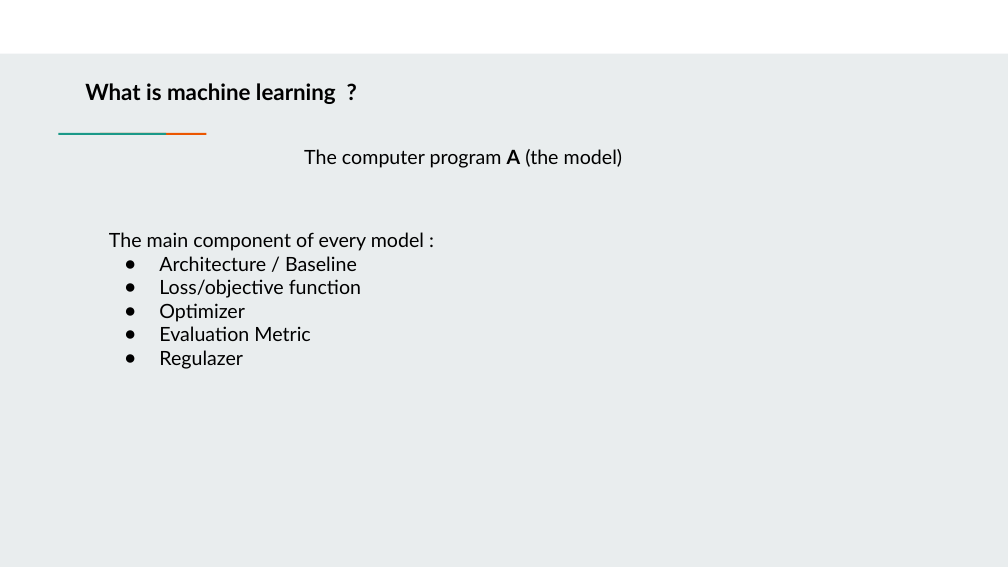
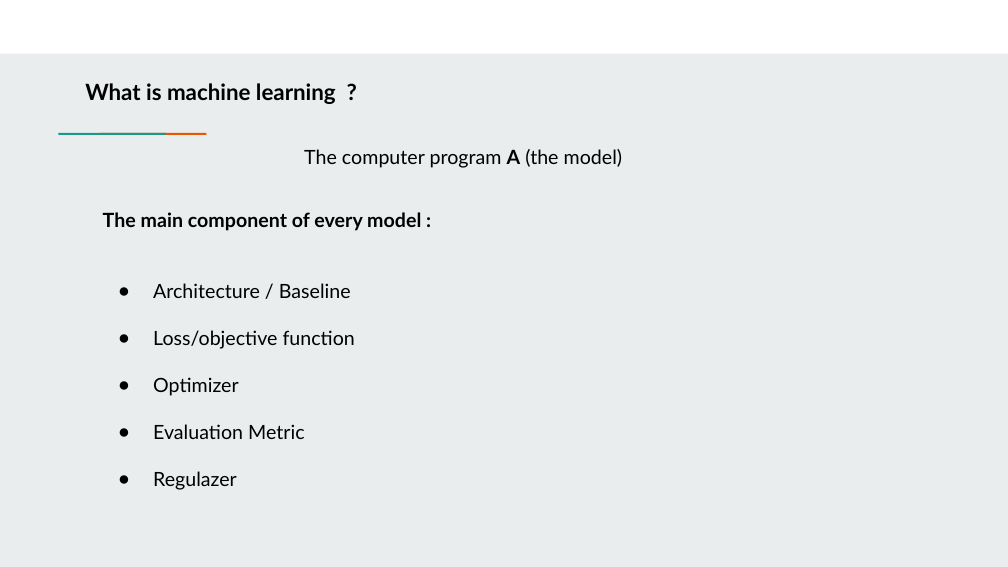
Before and after one commit to farouqBenarous/Machine_Learning_101_Workshop, a slide deck: slide 8 of 20-03-2021/Presentation/Machine learning 101.pptx (slide 7 before the commit). Drawn at 1008x567 pixels with LibreOffice and Linux fonts; fonts in the diff are those of the drawing. Boxes give left, top, right and bottom in pixels: in the first picture for what was removed or moved away, otherwise in the second. Text is boxed around its words. In the diff, an @@ line names an element or a change of style, - is before the commit and + after.

```diff
--- a/20-03-2021/Presentation/Machine learning 101.pptx
+++ b/20-03-2021/Presentation/Machine learning 101.pptx
@@ text "The main component of every ...": place and size @@
-text "The main component of every ..." at box(109, 232, 424, 369)
+text "The main component of every ..." at box(103, 212, 421, 490)
@@ text "The main component of every ..." at box(103, 212, 421, 490): bold on in "The main component of every model :"; line spacing 1 to 2 @@
```
Also in this commit, not shown: 10 other slides changed, 12 slides added, 3 slides removed, 3 other files.
